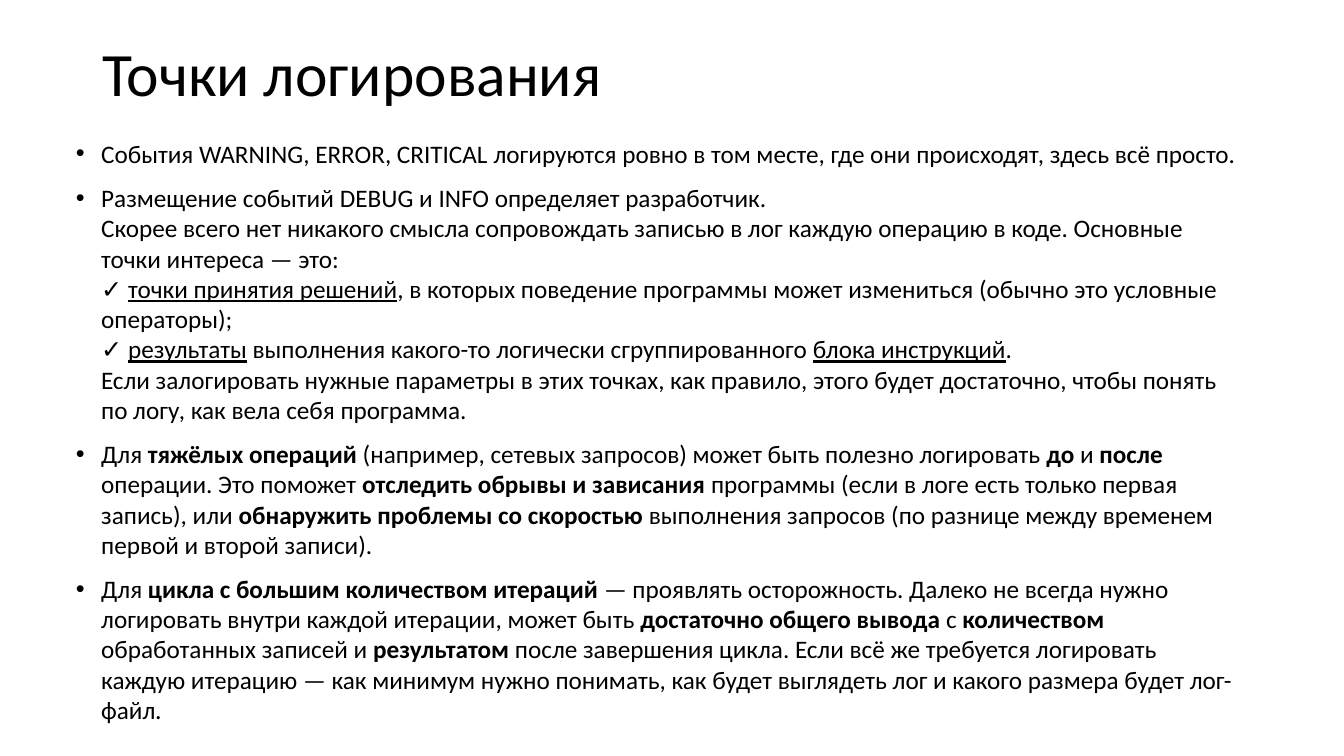
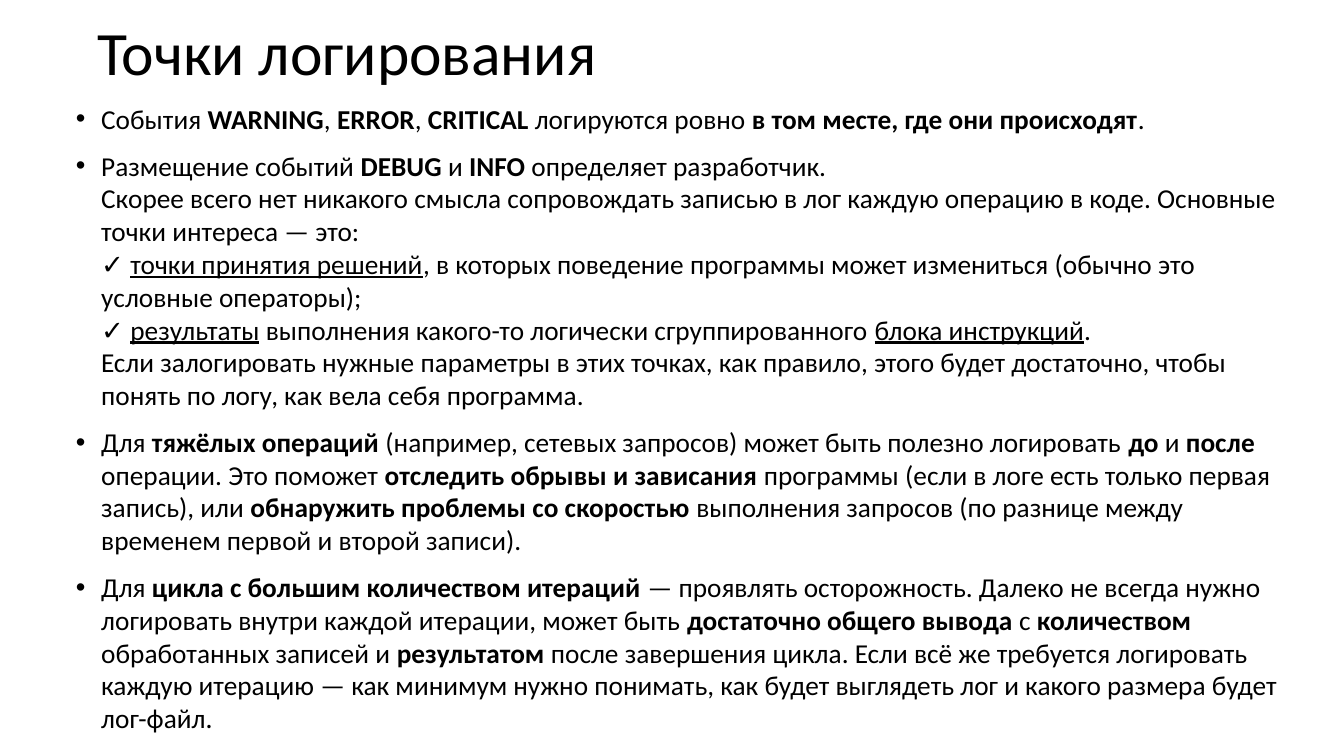
Before and after one commit to xtrueman/prog_instruments, a slide deck: slide 16 of presentations/Logging.pptx. Drawn at 1344x756 pixels with LibreOffice and Linux fonts; fonts in the diff are those of the drawing. Boxes give left, top, right and bottom in pixels: in the first picture for what was removed or moved away, otherwise in the second. Text is boxed around its words. In the diff, an @@ line names an element or a change of style, - is before the commit and + after.

```diff
--- a/presentations/Logging.pptx
+++ b/presentations/Logging.pptx
@@ title "Точки логирования": place and size @@
-title "Точки логирования" at <box>102,56,602,106</box>
+title "Точки логирования" at <box>97,35,597,85</box>
@@ text "События WARNING, ERROR, CRITICAL логируются ...": place and size @@
-text "События WARNING, ERROR, CRITICAL логируются ..." at <box>101,146,1235,723</box>
+text "События WARNING, ERROR, CRITICAL логируются ..." at <box>101,110,1277,733</box>
@@ text at <box>101,110,1145,134</box>: text changed; size 18 to 19.5 pt; bold on @@
-• События WARNING, ERROR, CRITICAL логируются ровно в том месте, где они происходят, здесь всё просто.
+• События WARNING, ERROR, CRITICAL логируются ровно в том месте, где они происходят.
@@ text at <box>101,157,1277,733</box>: size 18 to 19.5 pt; bold on in "DEBUG INFO" @@
```
Also in this commit, not shown: 13 other slides changed, 1 slide added, 1 other file.
